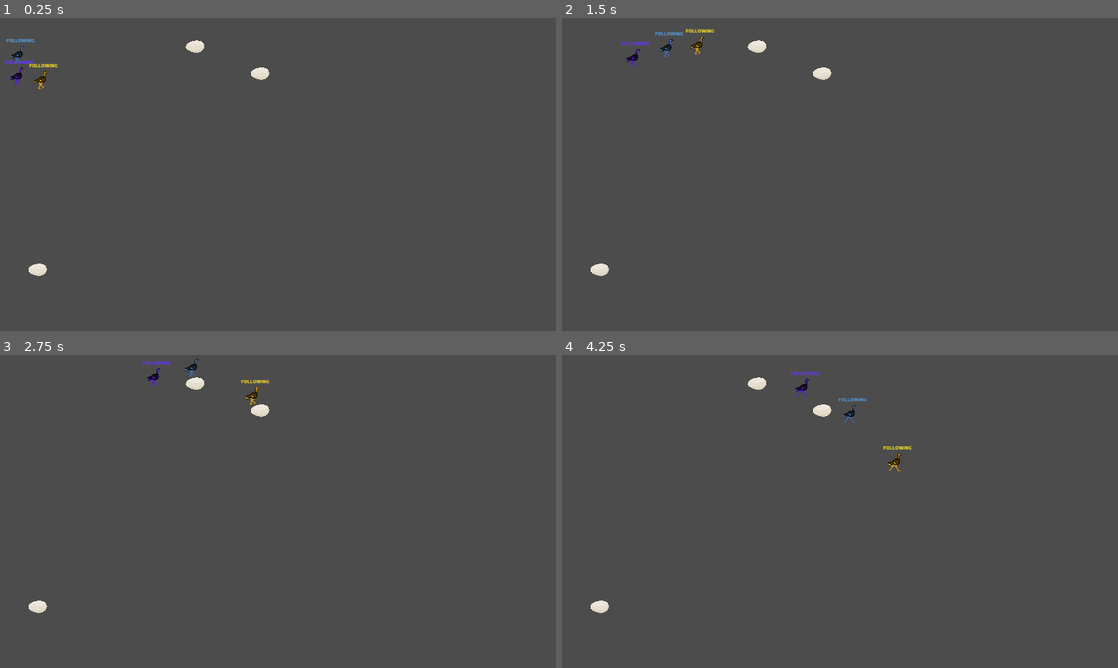
Above: before the commit, frames 1-4 (two rows, left to right).
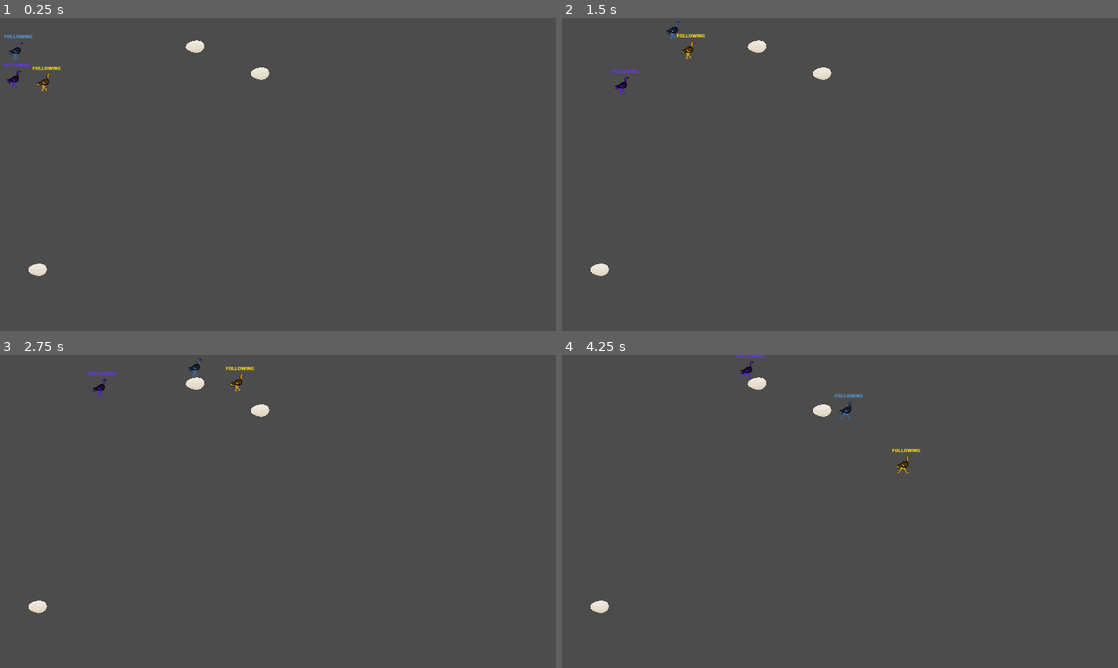
Above: after the commit, the same moments.

Repository: wholeNaNyards/game-ai
Game: Godot game, scene res://src/Main.tscn
Same seed, same stepped clock (60 frames per second), same inputs: the game is played once before the commit and once after it.
Inputs (mouse positions are in pixels of both pictures, inside the frame that each line leads up to):
- Up to frame 1 (0.25 s): no input
- Up to frame 2 (1.5 s): move the mouse to (962, 158) at 0.52 s; press the mouse at (962, 158) at 0.53 s; hold D (move_right) 0.53-1.28 s; move the mouse to (728, 190) at 1.27 s; release the mouse at (728, 190) at 1.28 s; hold S (move_down) from 1.28 s (still down); click (728, 190) at 1.35 s
- Up to frame 3 (2.75 s): move the mouse to (333, 442) at 2.02 s; release S (move_down) at 2.03 s; press the mouse at (333, 442) at 2.03 s; hold D (move_right) from 2.03 s (still down)
- Up to frame 4 (4.25 s): move the mouse to (812, 574) at 2.77 s; release D (move_right) at 2.78 s; release the mouse at (812, 574) at 2.78 s; hold W (move_up) 2.78-3.53 s; click (812, 574) at 2.85 s; move the mouse to (1006, 558) at 3.52 s; press the mouse at (1006, 558) at 3.53 s; hold A (move_left) from 3.53 s (still down)

The runs differ from the first frame. In frame 1, 0.5% of the frame differs, in the area x 0-11%, y 5-24%; in frame 2, 0.5%; in frame 3, 0.5%; in frame 4, 0.6%, in the area x 31-65%, y 0-38%.

Commit message:
Fixed massive amount of orphaned nodes

Diff:
--- a/PredatorStateChasing.gd
+++ b/PredatorStateChasing.gd
@@ -14,6 +14,7 @@
 
 func exit(_predator) -> void:
 	animated_sprite.modulate = previous_modulate
+	queue_free()
 
 func execute_unhandled_input(_predator, _event: InputEvent) -> void:
 	pass
--- a/PredatorStateHunting.gd
+++ b/PredatorStateHunting.gd
@@ -6,7 +6,7 @@
 	predator.get_animated_sprite().play("walking")
 
 func exit(_predator) -> void:
-	pass
+	queue_free()
 
 func execute_unhandled_input(_predator, _event: InputEvent) -> void:
 	pass
--- a/PredatorStateResting.gd
+++ b/PredatorStateResting.gd
@@ -6,7 +6,7 @@
 	predator.get_animated_sprite().play("walking")
 
 func exit(_predator) -> void:
-	pass
+	queue_free()
 
 func execute_unhandled_input(_predator, _event: InputEvent) -> void:
 	pass
--- a/PreyStateFleeing.gd
+++ b/PreyStateFleeing.gd
@@ -14,6 +14,7 @@
 
 func exit(_prey) -> void:
 	animated_sprite.modulate = previous_modulate
+	queue_free()
 
 func execute_unhandled_input(_prey, _event: InputEvent) -> void:
 	pass
--- a/PreyStateFollowing.gd
+++ b/PreyStateFollowing.gd
@@ -6,7 +6,7 @@
 	prey.get_animated_sprite().play("walking")
 
 func exit(_prey) -> void:
-	pass
+	queue_free()
 
 func execute_unhandled_input(_prey, _event: InputEvent) -> void:
 	pass
--- a/PreyStateGlobal.gd
+++ b/PreyStateGlobal.gd
@@ -44,6 +44,7 @@
 		currently_steering = true
 		prey.change_state("FLEEING")
 
+	prey.steering_manager.separation("prey")
 #	prey.steering_manager.wander(prey.wander_distance, prey.wander_radius, prey.wander_angle_change)
 	if not currently_steering:
 		prey.change_state("WANDERING")
--- a/PreyStateSeeking.gd
+++ b/PreyStateSeeking.gd
@@ -6,7 +6,7 @@
 	prey.get_animated_sprite().play("walking")
 
 func exit(_prey) -> void:
-	pass
+	queue_free()
 
 func execute_unhandled_input(_prey, _event: InputEvent) -> void:
 	pass
--- a/PreyStateWandering.gd
+++ b/PreyStateWandering.gd
@@ -6,7 +6,7 @@
 	prey.get_animated_sprite().play("walking")
 
 func exit(_prey) -> void:
-	pass
+	queue_free()
 
 func execute_unhandled_input(_prey, _event: InputEvent) -> void:
 	pass
--- a/src/player/StateIdle.gd
+++ b/src/player/StateIdle.gd
@@ -28,6 +28,7 @@
 
 func exit(_player) -> void:
 	timer.queue_free()
+	queue_free()
 
 func execute_unhandled_input(_player, _event: InputEvent) -> void:
 	pass
--- a/src/player/StateStanding.gd
+++ b/src/player/StateStanding.gd
@@ -29,6 +29,7 @@
 
 func exit(_player) -> void:
 	timer.queue_free()
+	queue_free()
 
 func execute_unhandled_input(_player, _event: InputEvent) -> void:
 	pass
--- a/src/player/StateWalking.gd
+++ b/src/player/StateWalking.gd
@@ -6,7 +6,7 @@
 	player.get_animated_sprite().play("walking")
 
 func exit(_player) -> void:
-	pass
+	queue_free()
 
 func execute_unhandled_input(_player, _event: InputEvent) -> void:
 	pass
